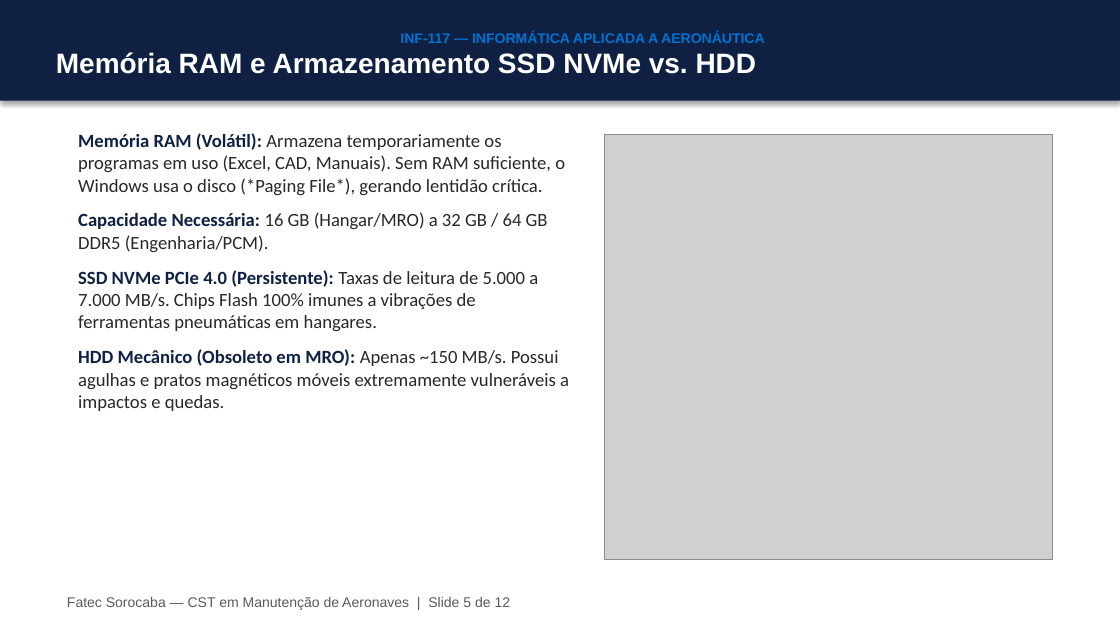
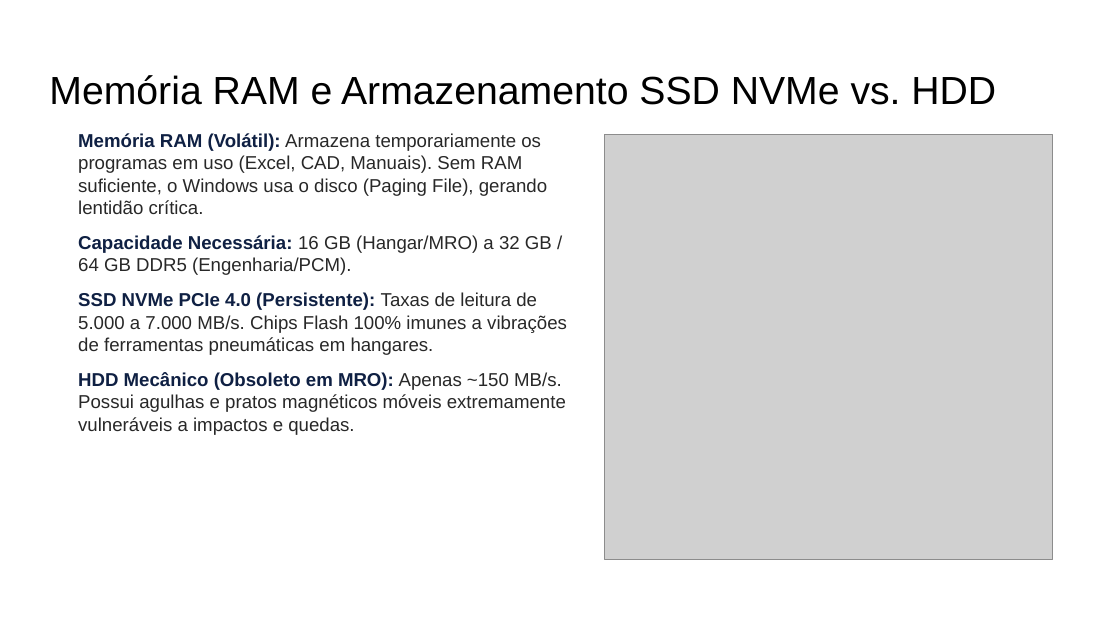
Before and after one commit to profAndreSouza/Material, a slide deck: slide 5 of Informática Aplicada a Aeronáutica/Slides/Slides_Aula_01_Hardware_e_Estacoes_de_Trabalho.pptx. Drawn at 1120x630 pixels with LibreOffice and Linux fonts; fonts in the diff are those of the drawing; grey boxes stand for pictures; background and template pictures are left out. Boxes give left, top, right and bottom in pixels: in the first picture for what was removed or moved away, otherwise in the second. Text is boxed around its words. In the diff, an @@ line names an element or a change of style, - is before the commit and + after.

```diff
--- a/Informática Aplicada a Aeronáutica/Slides/Slides_Aula_01_Hardware_e_Estacoes_de_Trabalho.pptx
+++ b/Informática Aplicada a Aeronáutica/Slides/Slides_Aula_01_Hardware_e_Estacoes_de_Trabalho.pptx
@@ title "Memória RAM e Armazenamento SSD ...": place and size @@
-title "Memória RAM e Armazenamento SSD ..." at (0,0,1120,101)
+title "Memória RAM e Armazenamento SSD ..." at (49,75,996,105)
@@ title "Memória RAM e Armazenamento SSD ..." at (49,75,996,105): size 18 to 25.2 pt, text colour #FFFFFF to #000000, bold off; vertical alignment middle to top; fill #0F2043 to none; shadow off @@
@@ title at (400,31,764,43): paragraph removed @@
-INF-117 — INFORMÁTICA APLICADA A AERONÁUTICA
@@ text at (78,133,547,214): text changed; font Calibri to Arial @@
-Memória RAM (Volátil): Armazena temporariamente os programas em uso (Excel, CAD, Manuais). Sem RAM suficiente, o Windows usa o disco (*Paging File*), gerando lentidão crítica.
+Memória RAM (Volátil): Armazena temporariamente os programas em uso (Excel, CAD, Manuais). Sem RAM suficiente, o Windows usa o disco (Paging File), gerando lentidão crítica.
@@ text at (78,235,567,435): font Calibri to Arial in "Capacidade Necessária: 16 GB (Hangar/MRO) a 32 ...", "SSD NVMe PCIe 4.0 (Persistente): Taxas de ...", "HDD Mecânico (Obsoleto em MRO): Apenas ~150 ..." @@
@@ text removed at (67,597,511,610) @@
-Fatec Sorocaba — CST em Manutenção de Aeronaves | Slide 5 de 12
```
Also in this commit, not shown: 10 other slides changed, 1 slide removed, 4 other files.
